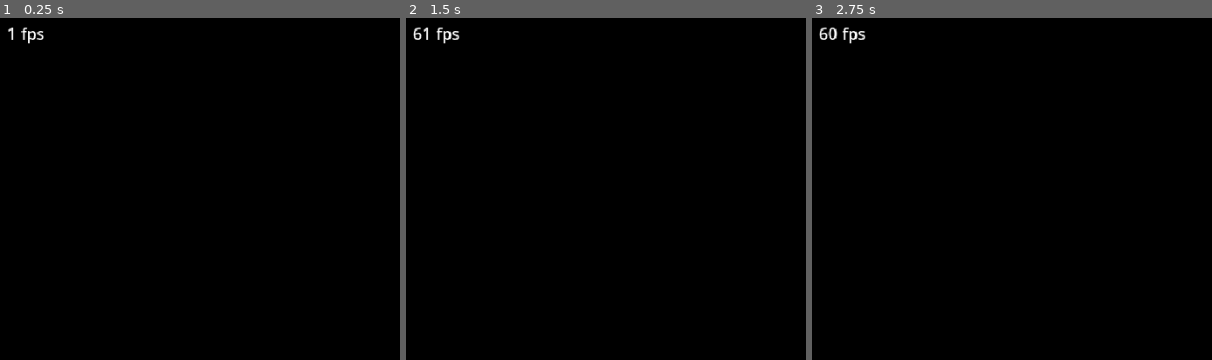
Above: before the commit, frames 1-3 (left to right).
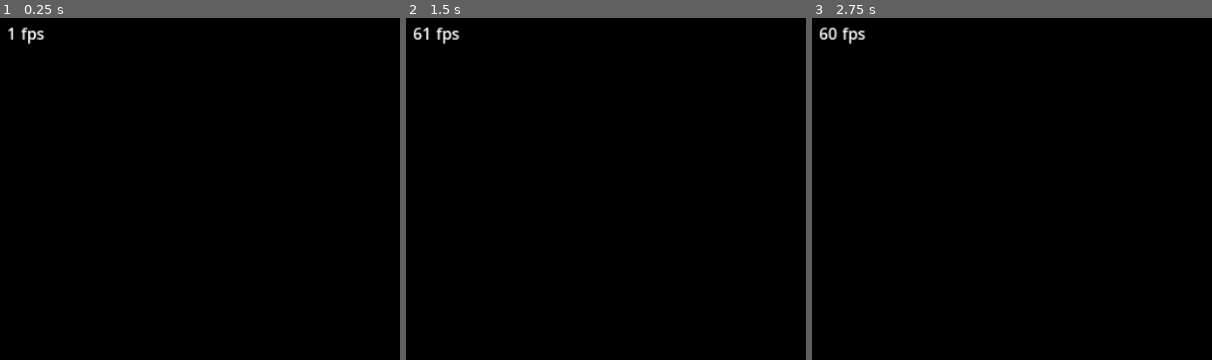
Above: after the commit, the same moments.

Repository: Nuengtoppin/SDT-Godot
Game: Godot game, scene res://scenes/main.tscn
The game is run twice, just before and just after one commit, with the same random seed, the same clock (stepped at 60 frames per second) and the same inputs.
Inputs (mouse positions are % of the whole screen's width and height, from its top left):
- Up to frame 1 (0.25 s): no input
- Up to frame 2 (1.5 s): tap Enter at 0.5 s; move the mouse to (72, 45) at 0.52 s; hold Right 0.53-1.25 s; hold Shift 0.53-1.25 s; click (72, 45) at 0.67 s; tap Space at 0.77 s; drag from (30, 55) to (45, 70) at 1.27 s
- Up to frame 3 (2.75 s): tap Space at 2 s; move the mouse to (60, 28) at 2.02 s; hold Right from 2.03 s (still down); hold Alt from 2.03 s (still down)
The pictures show only the part of the screen within x 0-50%, y 0-50%; the shares and areas given below are measured in that part.

The runs differ from the first frame. In frame 1, 0.1% of the frame differs, in the area x 2-12%, y 2-8%; in frame 2, 0.1%; in frame 3, 0.2%, in the area x 2-14%, y 2-8%.
Error in both runs: Out of bounds get index '0' (on base: 'Array') (res://src/DT.gd:60)

Commit message:
Fix default canvas texture filter: was Nearest Mipmap (3), now Linear Mipmap (2)
Point sampling made every rotated/scaled shape edge saw-toothed in the main
view (most visible on the shaft).

Co-Authored-By: Claude Opus 5.5 <noreply@anthropic.com>

Diff:
--- a/game/project.godot
+++ b/game/project.godot
@@ -39,5 +39,5 @@
 
 renderer/rendering_method="forward_plus"
 anti_aliasing/quality/msaa_2d=2
-textures/canvas_textures/default_texture_filter=3
+textures/canvas_textures/default_texture_filter=2
 environment/defaults/default_clear_color=Color(0, 0, 0, 1)
